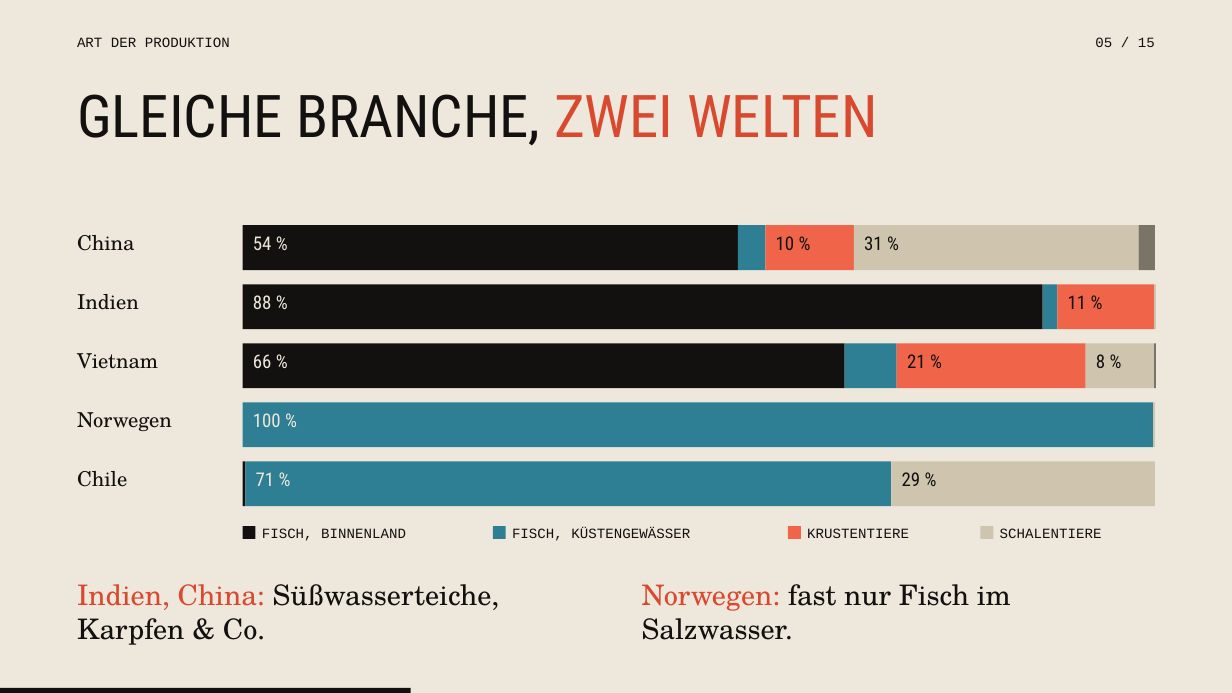
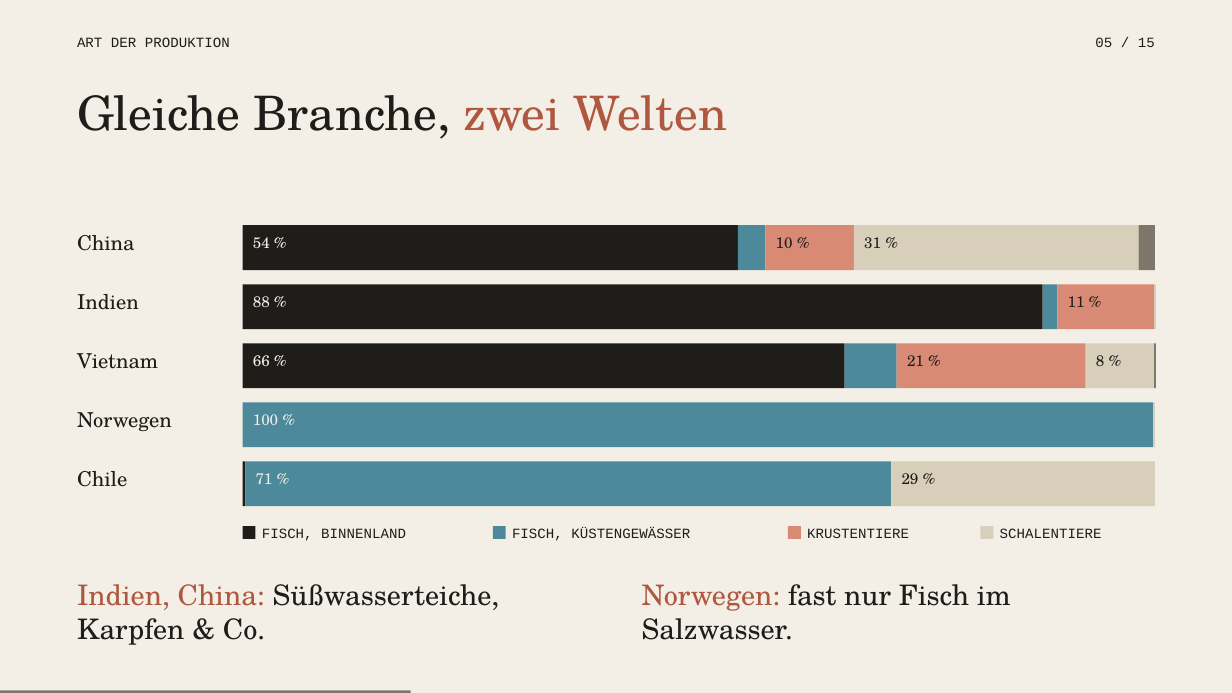
Before and after one commit to fakexkira/SlawaStudios, a slide deck: slide 5 of praesentation-lachs/Lachs-aus-dem-Kaefig.pptx. Drawn at 1232x693 pixels with LibreOffice and Linux fonts; fonts in the diff are those of the drawing. Boxes give left, top, right and bottom in pixels: in the first picture for what was removed or moved away, otherwise in the second. Text is boxed around its words. In the diff, an @@ line names an element or a change of style, - is before the commit and + after.

```diff
--- a/praesentation-lachs/Lachs-aus-dem-Kaefig.pptx
+++ b/praesentation-lachs/Lachs-aus-dem-Kaefig.pptx
@@ background #EEE8DC to #F3EFE6 @@
@@ text at (77, 95, 728, 139): text changed; size 45.9 to 37 pt; font Roboto Condensed to TeX Gyre Schola; text colour #12110F to #1E1D1A @@
-GLEICHE BRANCHE, ZWEI WELTEN
+Gleiche Branche, zwei Welten
@@ fill #12110F to #1E1D1A in 4 elements at (242, 226, 738, 271), (242, 344, 845, 389), (242, 461, 245, 506), (242, 285, 1043, 330) @@
@@ fill #2F7F94 to #4C8A9B in 6 elements at (738, 226, 766, 271), (1043, 285, 1058, 330), (845, 344, 897, 389), (493, 526, 506, 539), (242, 402, 1153, 447), (245, 461, 891, 506) @@
@@ size 14.8 to 11.9 pt, font Roboto Condensed to TeX Gyre Schola, text colour #EEE8DC to #F3EFE6; line spacing 0.95 to 1 in 5 elements at (253, 237, 270, 248), (253, 296, 270, 307), (253, 355, 270, 366), (253, 414, 278, 425), (256, 473, 273, 484) @@
@@ fill #CFC5AE to #D8CFBB in 5 elements at (854, 226, 1139, 271), (1154, 285, 1156, 330), (1086, 344, 1154, 389), (1153, 402, 1155, 447), (892, 461, 1155, 506) @@
@@ size 14.8 to 11.9 pt, font Roboto Condensed to TeX Gyre Schola, text colour #12110F to #1E1D1A; line spacing 0.95 to 1 in 6 elements at (776, 237, 793, 248), (864, 237, 881, 248), (1068, 296, 1085, 307), (907, 355, 924, 366), (1096, 355, 1104, 366), (902, 473, 919, 484) @@
@@ fill #F0654A to #D98A74 in 4 elements at (765, 226, 854, 271), (1057, 285, 1154, 330), (897, 344, 1086, 389), (788, 526, 801, 539) @@
@@ text "Indien, China: Süßwasserteiche, Karpfen & ..." at (77, 584, 500, 645): text colour #D9492F to #B0583F in "Indien, China:"; text colour #12110F to #1E1D1A in "Süßwasserteiche, Karpfen & Co." @@
@@ text "Norwegen: fast nur Fisch im ..." at (642, 584, 1011, 640): text colour #D9492F to #B0583F in "Norwegen:"; text colour #12110F to #1E1D1A in "fast nur Fisch im Salzwasser." @@
@@ rectangle at (0, 690, 410, 693): fill #12110F to #7D776B @@
```
Also in this commit, not shown: 14 other slides changed, 4 other files.
